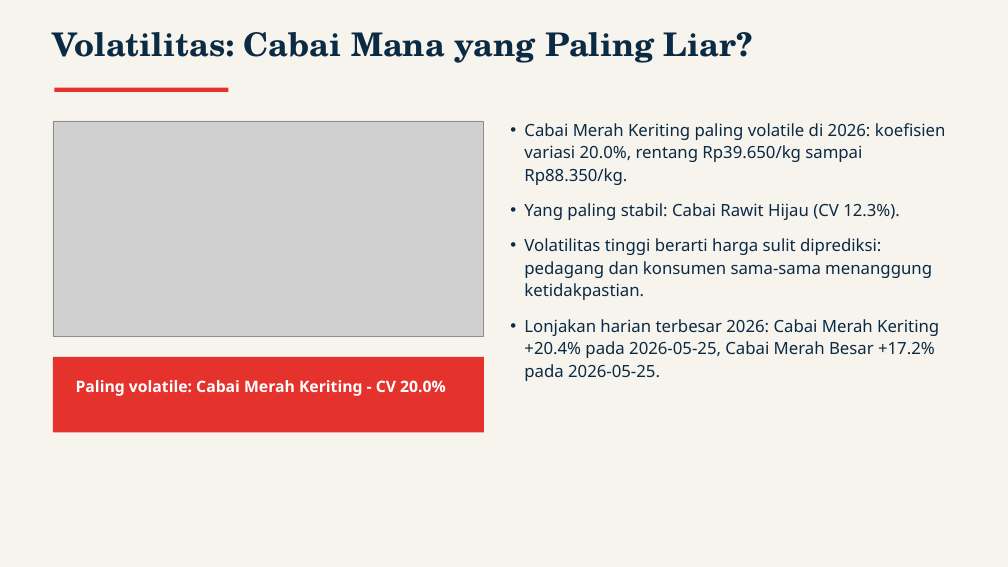
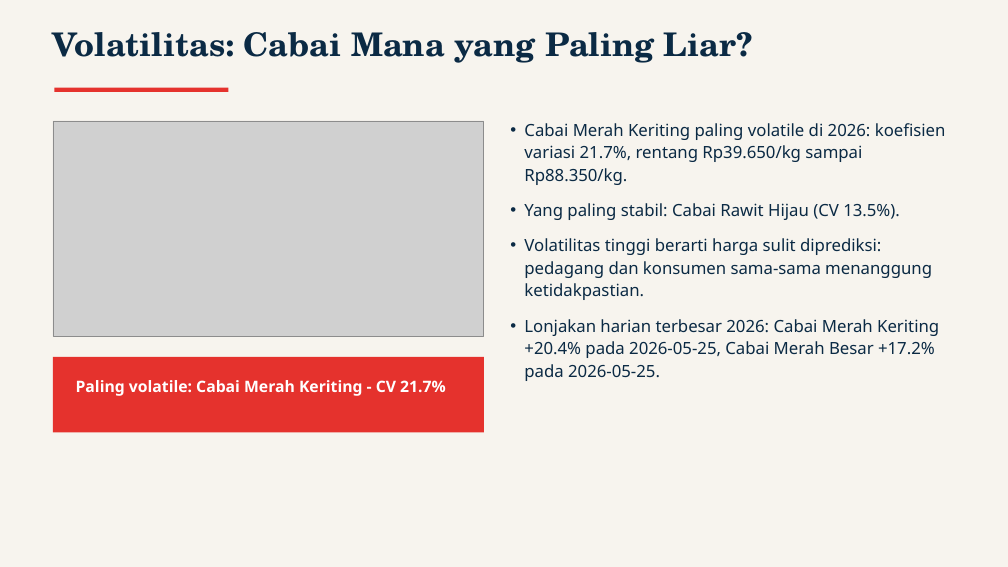
Before and after one commit to baghizash/harga-cabai-indonesia-2026, a slide deck: slide 6 of Portofolio-Analisis-Harga-Cabai.pptx. Drawn at 1008x567 pixels with LibreOffice and Linux fonts; fonts in the diff are those of the drawing; grey boxes stand for pictures. Boxes give left, top, right and bottom in pixels: in the first picture for what was removed or moved away, otherwise in the second. Text is boxed around its words. In the diff, an @@ line names an element or a change of style, - is before the commit and + after.

```diff
--- a/Portofolio-Analisis-Harga-Cabai.pptx
+++ b/Portofolio-Analisis-Harga-Cabai.pptx
@@ text at (x1=524, y1=123, x2=946, y2=220): text changed @@
-• Cabai Merah Keriting paling volatile di 2026: koefisien variasi 20.0%, rentang Rp39.650/kg sampai Rp88.350/kg.
-• Yang paling stabil: Cabai Rawit Hijau (CV 12.3%).
+• Cabai Merah Keriting paling volatile di 2026: koefisien variasi 21.7%, rentang Rp39.650/kg sampai Rp88.350/kg.
+• Yang paling stabil: Cabai Rawit Hijau (CV 13.5%).
@@ text at (x1=76, y1=380, x2=446, y2=396): text changed @@
-Paling volatile: Cabai Merah Keriting - CV 20.0%
+Paling volatile: Cabai Merah Keriting - CV 21.7%
```
Also in this commit, not shown: 6 other slides changed.
